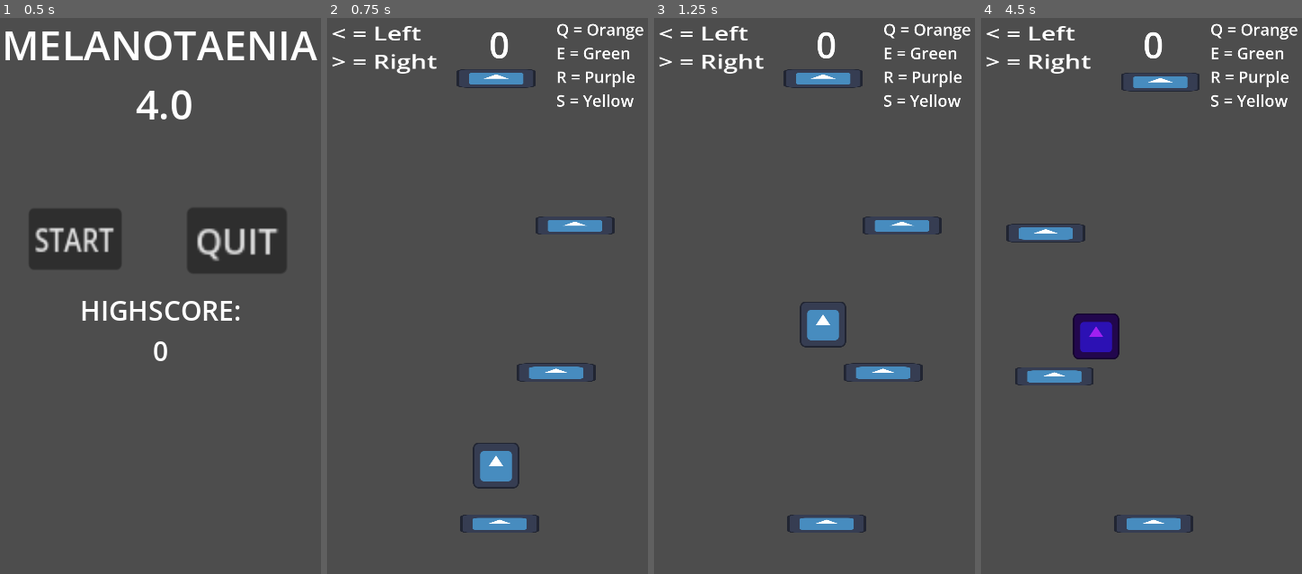
Above: before the commit, frames 1-4 (left to right).
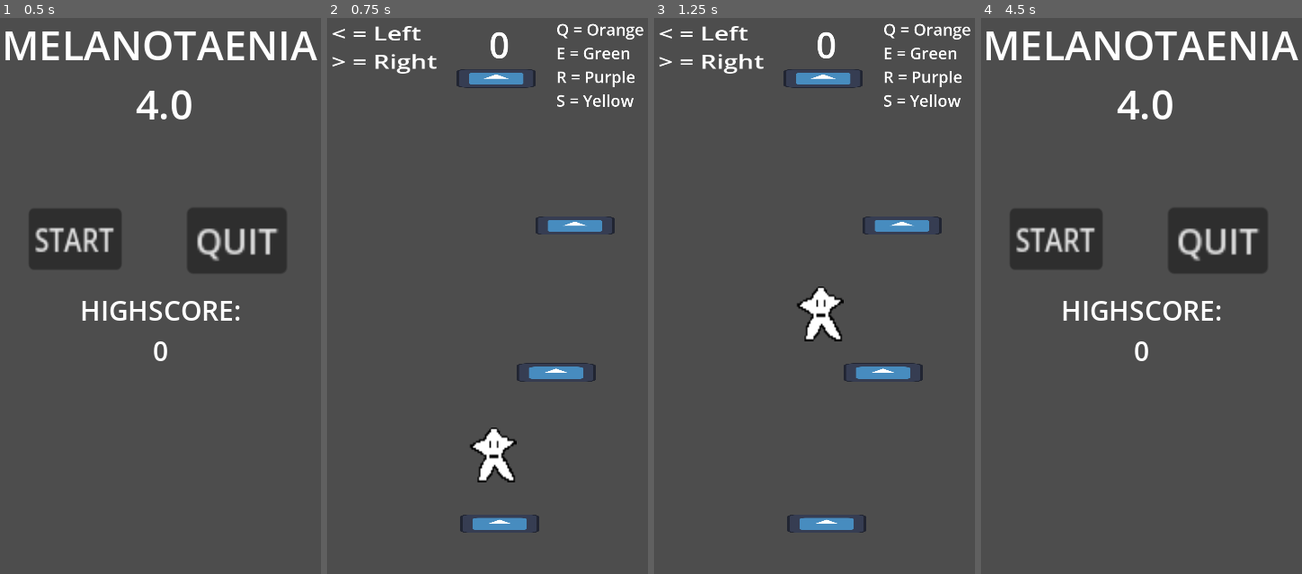
Above: after the commit, the same moments.

Repository: Abbby1007/Melanotaenia-4.0
Game: Godot game, scene res://title_screen.tscn
The game is run twice, just before and just after one commit, with the same random seed, the same clock (stepped at 60 frames per second) and the same inputs. The engine's default icon, where the game draws it, is replaced by a stand-in: a white triangle on a blue panel in a dark square.
Inputs (mouse positions are in pixels of both pictures, inside the frame that each line leads up to):
- Up to frame 1 (0.5 s): no input
- Up to frame 2 (0.75 s): click "START" at 0.5 s
- Up to frame 3 (1.25 s): no input
- Up to frame 4 (4.5 s): tap Enter at 1.25 s; move the mouse to (1212, 273) at 1.27 s; hold Right (move_right) 1.28-2 s; tap E (green) at 1.35 s; click (1212, 273) at 1.42 s; tap Space (Jump) at 1.52, 3.02 s; click (1054, 240) at 2 s, where only the run after the commit has a clickable "START"; move the mouse to (1074, 329) at 2.77 s; hold Right (move_right) 2.78-3.5 s; tap Q (orange) at 2.85 s; click (1054, 240) at 3.5 s, where only the run before the commit has a clickable "START"; move the mouse to (1173, 173) at 4.27 s; hold Left (move_left) from 4.28 s (still down); tap R (purple) at 4.35 s

Frame 1 is identical in both runs. In frame 2, 1.0% of the frame differs, in the area x 44-60%, y 73-85%; in frame 3, 1.0%; in frame 4, 13%, in the area x 1-99%, y 0-93%.

Commit message:
Add start character Sprite and fix some errors

Diff:
--- a/Levels/tutorial.gd
+++ b/Levels/tutorial.gd
@@ -31,12 +31,15 @@
 		camera.position.y = player.position.y
 	score_update()
 
+func go_title_scene():
+	get_tree().change_scene_to_file("res://title_screen.tscn")
+
 func delete_object(obstacle):
 	if obstacle.name == "Player":
 		print("Player fell")
 		if score > Global.highscore:
 			Global.highscore = score
-		get_tree().change_scene_to_file("res://title_screen.tscn")
+		call_deferred("go_title_scene")
 		#This is where the death screen will pop up
 	else:
 		obstacle.queue_free()
@@ -47,4 +50,5 @@
 
 func score_update():
 	score = camera_start_position - camera.position.y
+	Global.gScore = score
 	score_label.text = str(int(score))
--- a/Player.tscn
+++ b/Player.tscn
@@ -1,20 +1,22 @@
 [gd_scene format=3 uid="uid://c3x33skglstrp"]
 
 [ext_resource type="Script" uid="uid://bc33ygy0v5xdv" path="res://player.gd" id="1_kpjcp"]
-[ext_resource type="Texture2D" uid="uid://dumxe23c2jswg" path="res://icon.svg" id="1_xhfnw"]
+[ext_resource type="Texture2D" uid="uid://eh4ypeotfgqq" path="res://art/star2.png" id="2_kpjcp"]
 
 [sub_resource type="RectangleShape2D" id="RectangleShape2D_xhfnw"]
 size = Vector2(121, 18.333328)
 
 [sub_resource type="RectangleShape2D" id="RectangleShape2D_kpjcp"]
-size = Vector2(122.499985, 20)
+size = Vector2(115, 170)
 
 [node name="Player" type="CharacterBody2D" unique_id=1764254399 groups=["player"]]
 scale = Vector2(0.4, 0.4)
 script = ExtResource("1_kpjcp")
 
 [node name="Sprite2D" type="Sprite2D" parent="." unique_id=1177402743]
-texture = ExtResource("1_xhfnw")
+position = Vector2(-10, -30)
+scale = Vector2(4.15625, 4.7656245)
+texture = ExtResource("2_kpjcp")
 
 [node name="Area2D" type="Area2D" parent="." unique_id=862088622]
 
@@ -24,8 +26,8 @@
 shape = SubResource("RectangleShape2D_xhfnw")
 
 [node name="CollisionShape2D" type="CollisionShape2D" parent="." unique_id=1938976319]
-position = Vector2(-1.2499998, 52.499985)
-scale = Vector2(0.99999994, 0.99999994)
+position = Vector2(-4.9999886, -22.500006)
+scale = Vector2(0.99999976, 0.99999976)
 shape = SubResource("RectangleShape2D_kpjcp")
 
 [connection signal="body_entered" from="Area2D" to="." method="_on_area_2d_body_entered"]
--- a/global.gd
+++ b/global.gd
@@ -1,6 +1,7 @@
 extends Node
 
 var highscore := 0
+var gScore := 0
 
 
 # Called when the node enters the scene tree for the first time.
--- a/player.gd
+++ b/player.gd
@@ -46,6 +46,8 @@
 	if Input.is_action_just_pressed("yellow"):
 			modulate = Color.YELLOW
 
+func go_title_scene():
+	get_tree().change_scene_to_file("res://title_screen.tscn")
 # MAKES PLAYER BOUNCE
 func _on_area_2d_body_entered(body: Node2D) -> void:
 	print("PLATFORMMM")
@@ -57,4 +59,6 @@
 		# Tell Godot to actually move the character using that velocity
 		move_and_slide()
 		if(modulate != body.modulate):
-			get_tree().call_deferred("reload_current_scene")
+			if Global.gScore > Global.highscore:
+				Global.highscore = Global.gScore
+			call_deferred("go_title_scene")
Binary file added: art/star2.png
Not shown, added: art/star2.png.import
